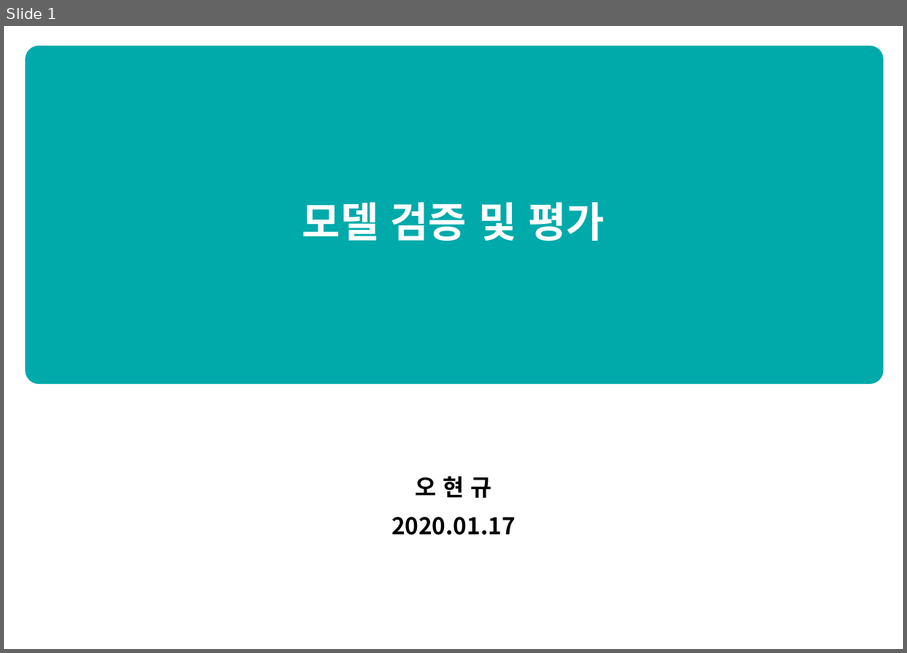
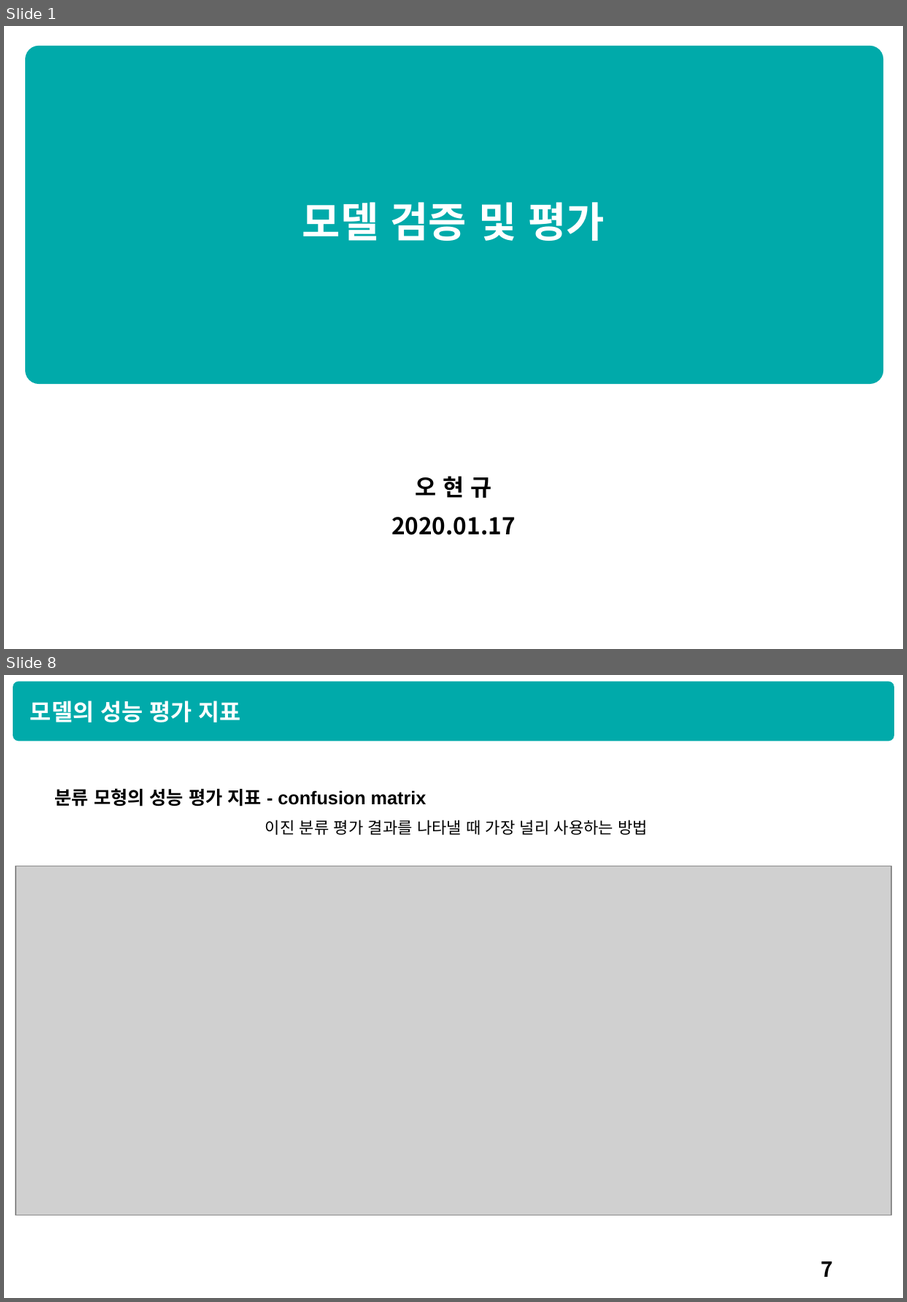
Before and after one commit to HyunQQ/analysis, a slide deck: 모델검증_평가_정리.pptx. Shown one above the other, each under a label of ours: slide 1 before the commit, slides 1 and 8 after it; the slides between them are not shown. The pictures are 907x653 and 907x1302 pixels, drawn with LibreOffice and Linux fonts; fonts in the diff are those of the drawing; grey boxes stand for pictures. Boxes give left, top, right and bottom in pixels: in the first picture for what was removed or moved away, otherwise in the second. Text is boxed around its words. In the diff, an @@ line names an element or a change of style, - is before the commit and + after.

```diff
--- a/모델검증_평가_정리.pptx
+++ b/모델검증_평가_정리.pptx
@@ slide 8 added at (4, 675, 903, 1298), background #FFFFFF @@
@@ rounded rectangle added at (13, 682, 895, 741), fill #00AAAA @@
@@ text added at (30, 701, 241, 722), 20 pt, text #FFFFFF, bold @@
+모델의 성능 평가 지표
@@ text added at (55, 788, 649, 835), 16 pt, text #000000, bold @@
+분류 모형의 성능 평가 지표 - confusion matrix
+이진 분류 평가 결과를 나타낼 때 가장 널리 사용하는 방법
@@ picture added at (16, 866, 892, 1216) @@
@@ page number added at (821, 1261, 833, 1277), 18 pt, text #000000 @@
+7
```
Also in this commit, not shown: 1 slide changed, 8 other slides added, 1 slide removed.
